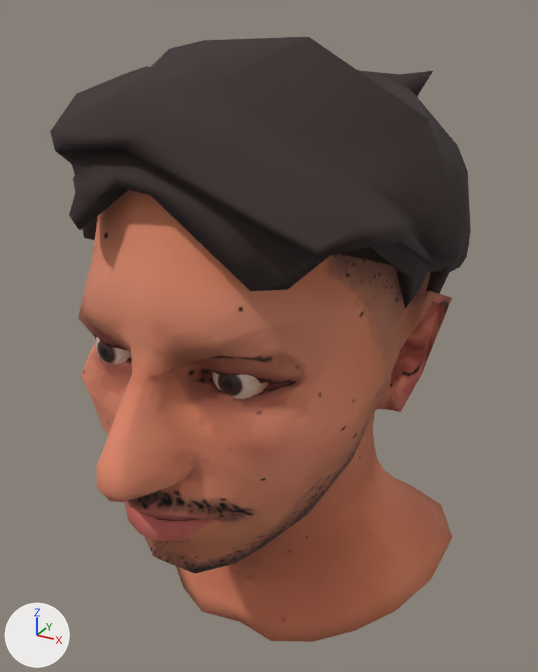
The glTF model apps/client/public/models/mazouz.glb as it was, and as the next commit left it.
One viewpoint serves both versions: a 50 mm lens placed at (0.184, -0.338, 0.179), pointed at (-0.005, 0.005, 0.007). The axes (+X, +Y, +Z) are drawn at lower left. The lights are the same throughout. The older version comes first. Vertices at exactly the same position are counted once.

Names of what the first picture shows: 'HG_Body.001', 'HG_Eyes', 'Hair14.001'.
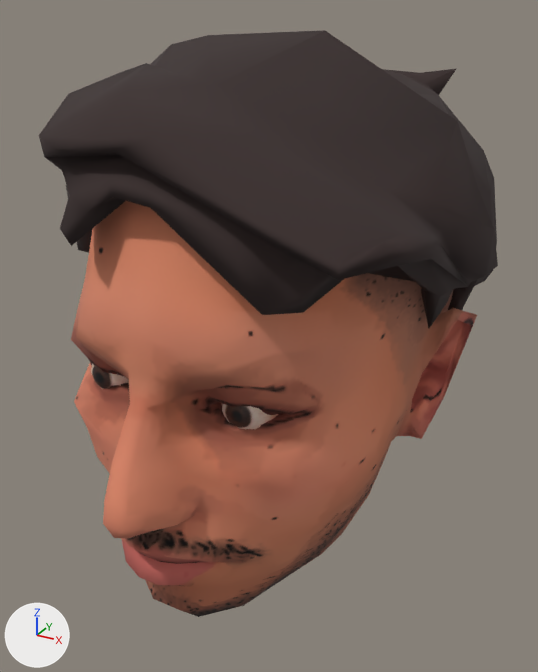
Where the change shows, as pixel boxes [x1, y1, x2, y2] in the pictures (538 x 672 px; the box of a moved part takes in the faces that stretch with it):
```json
{"object": "HG_Body.001", "change": "reshaped, moved, rescaled", "before": [78, 190, 452, 642], "after": [71, 201, 477, 617], "on screen": "9% wider, 8% shorter"}
{"object": "Hair14.001", "change": "moved, rescaled", "before": [50, 37, 471, 309], "after": [39, 30, 498, 328], "on screen": "9% wider, 10% taller"}
{"part": 1, "of": "me_female_body_default_001", "change": "moved or reshaped", "before": [176, 411, 452, 642], "after": [279, 462, 383, 582], "on screen": "mostly hidden afterwards"}
{"part": 2, "of": "me_female_body_default_001", "change": "moved or reshaped", "before": [96, 374, 196, 520], "after": [103, 404, 201, 562]}
```

Edits to the scene script, one JSON object a line:
```json
{"block": "me_female_body_default_001", "where": "# used by ob_hg_body_001; location = (0.0, -0.0386, -0.0048)"}
{"op": "remove", "block": "me_female_body_default_001", "code": "me_female_body_default_001.from_pydata(...)  # 2153 vertices, 4032 faces; spans x -0.102..0.102, y -0.104..0.151, z -0.162..0.155"}
{"op": "add", "block": "me_female_body_default_001", "code": "me_female_body_default_001.from_pydata(...)  # 2058 vertices, 3842 faces; spans x -0.09..0.089, y -0.098..0.151, z -0.076..0.155"}
{"block": "me_female_body_default_001", "change": "me_female_body_default_001 part 1: 160 vertices moved from x -0.062..0.062, y -0.023..0.113, z -0.075..-0.026 to x -0.062..0.062, y -0.023..0.113, z -0.073..-0.026; 112 vertices removed from x -0.102..0.102, y -0.013..0.139, z -0.162..-0.03; 17 vertices added at x -0.047..0.047, y -0.013..0.103, z -0.074..-0.032"}
{"block": "me_female_body_default_001", "change": "me_female_body_default_001 part 2: 38 vertices moved from x -0.017..0.017, y -0.104..-0.079, z -0.021..0.021 to x -0.017..0.017, y -0.098..-0.078, z -0.021..0.021"}
{"op": "set", "path": "ob_hair14_001.location", "old": "(-0.0047, 0.0118, 0.0809)", "new": "(-0.001, 0.0166, 0.0751)"}
{"op": "set", "path": "ob_hair14_001.scale", "old": "(1.0, 0.92, 1.11)", "new": "(1.1, 1.01, 1.21)"}
{"op": "set", "path": "ob_hg_body_001.location", "old": "(0.0, -0.0386, -0.0048)", "new": "(0.0042, -0.0386, -0.0188)"}
{"op": "set", "path": "ob_hg_body_001.scale", "old": "(1.0, 1.0, 1.0)", "new": "(1.1, 1.1, 1.1)"}
```
